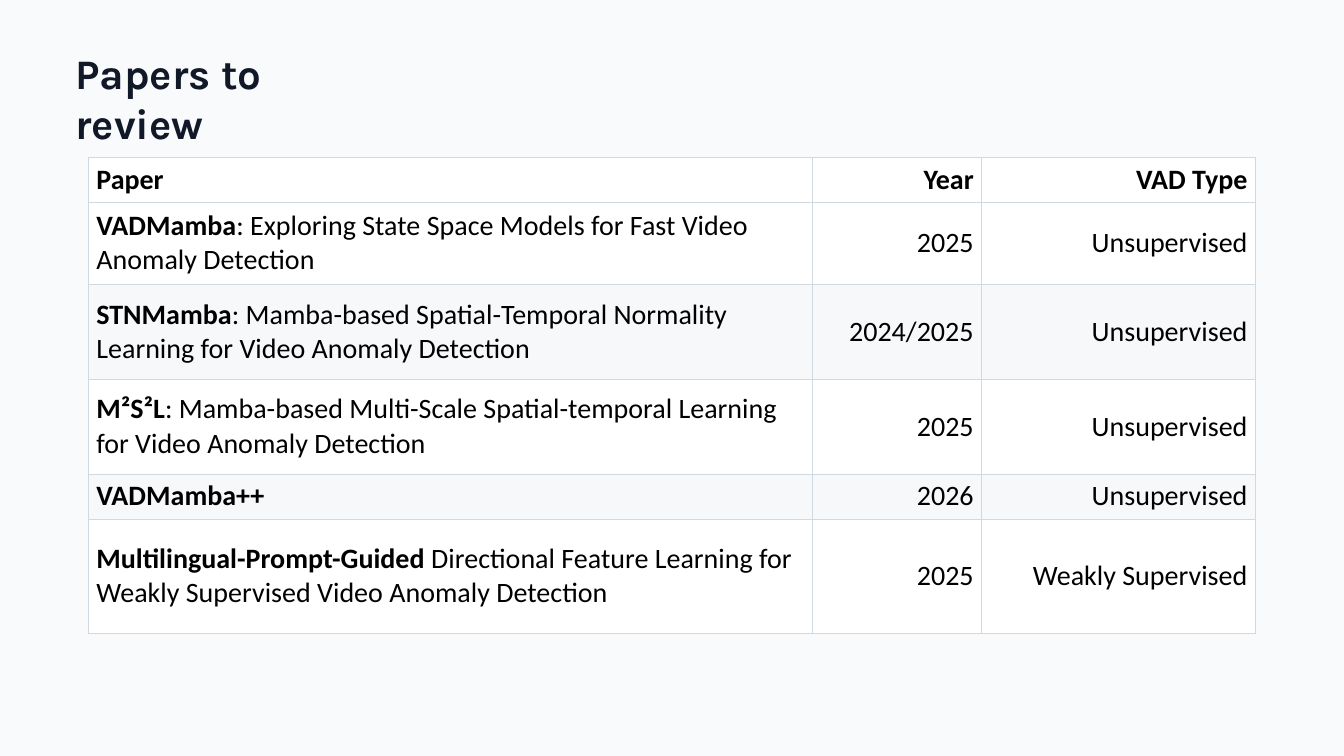
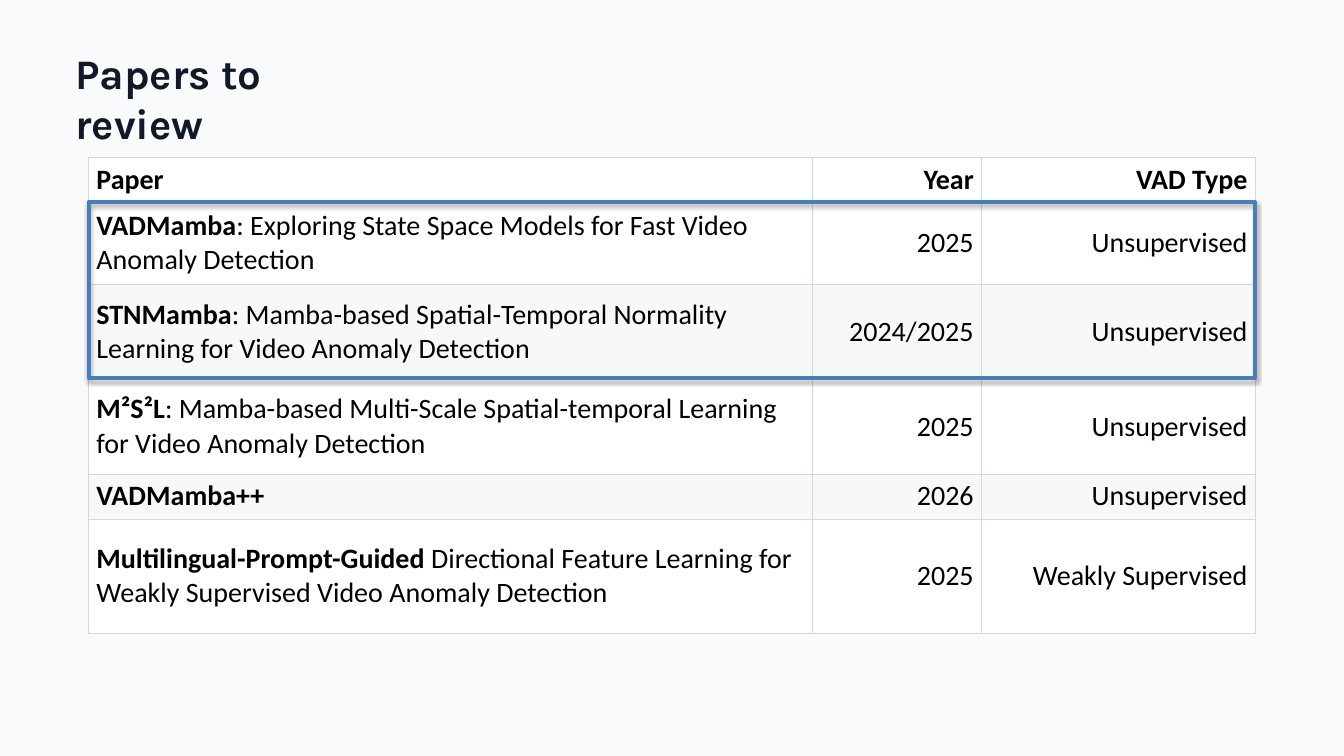
Before and after one commit to zeroxred/research, a slide deck: slide 6 of presentations/06_weekly_summary_mamba_vad_en.pptx (slide 5 before the commit). Drawn at 1344x756 pixels with LibreOffice and Linux fonts; fonts in the diff are those of the drawing. Boxes give left, top, right and bottom in pixels: in the first picture for what was removed or moved away, otherwise in the second. Text is boxed around its words. In the diff, an @@ line names an element or a change of style, - is before the commit and + after.

```diff
--- a/presentations/06_weekly_summary_mamba_vad_en.pptx
+++ b/presentations/06_weekly_summary_mamba_vad_en.pptx
@@ rectangle added at <box>89,203,1255,378</box>, outline #4B7EBC 3 pt @@
```
Also in this commit, not shown: 3 other slides changed, 6 slides added, 2 other files.
